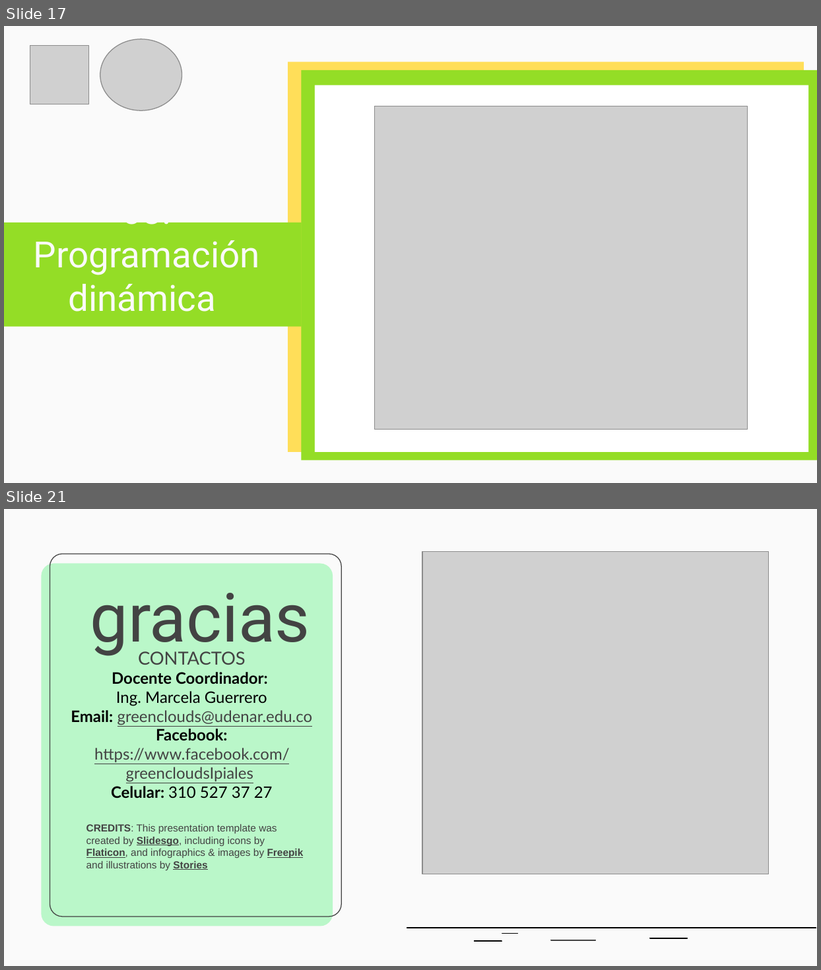
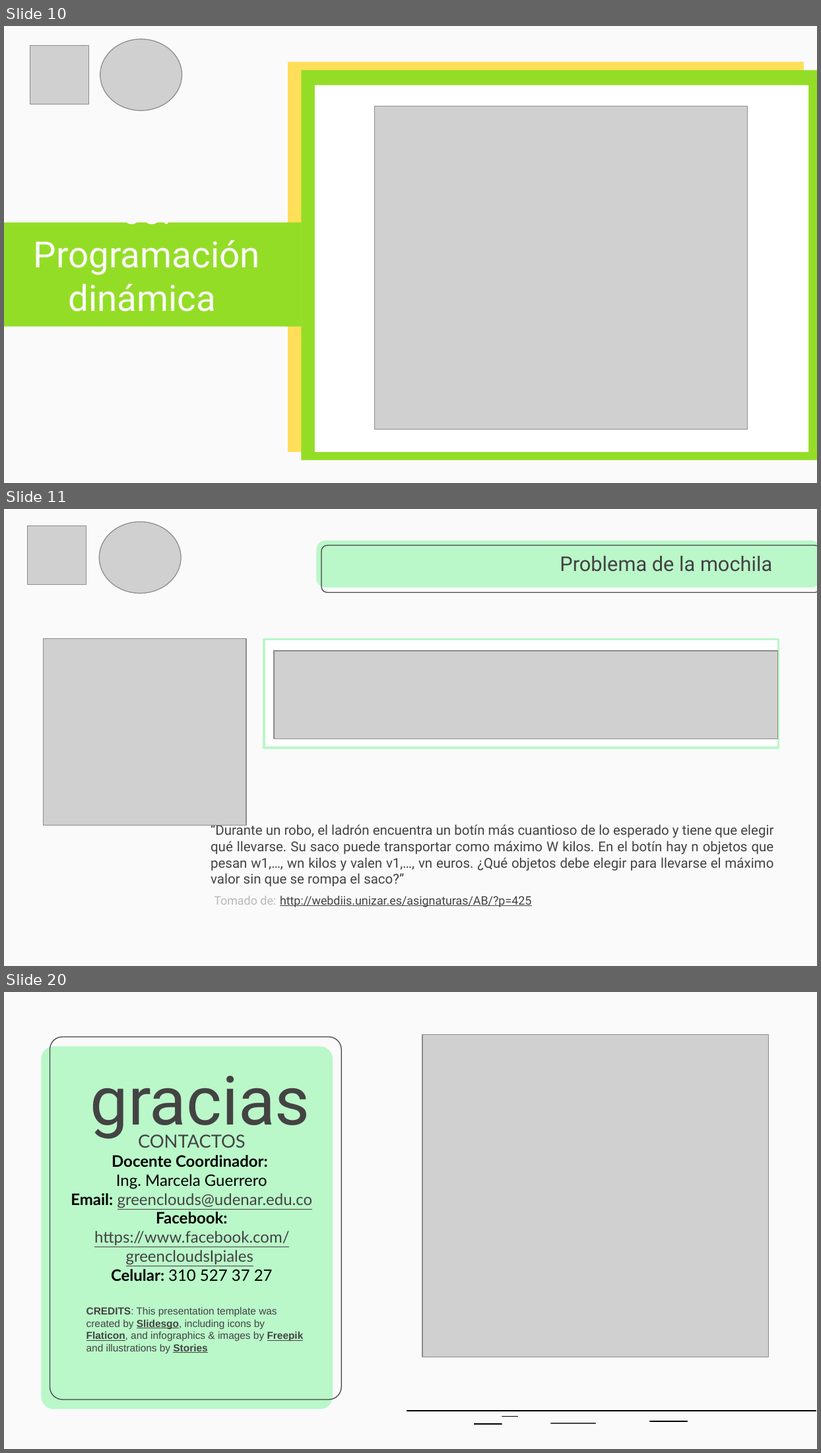
Before and after one commit to cangothic/CursoDePrgramacionCompetitiva, a slide deck: clase 4/Capacitación Maratones.pptx. Shown one above the other, each under a label of ours: slides 17 and 21 before the commit, slides 10, 11 and 20 after it; the slides between them are not shown. The pictures are 821x970 and 821x1453 pixels, drawn with LibreOffice and Linux fonts; fonts in the diff are those of the drawing; grey boxes stand for pictures. Boxes give left, top, right and bottom in pixels: in the first picture for what was removed or moved away, otherwise in the second. Text is boxed around its words. In the diff, an @@ line names an element or a change of style, - is before the commit and + after.

```diff
--- a/clase 4/Capacitación Maratones.pptx
+++ b/clase 4/Capacitación Maratones.pptx
@@ slide 11 added at (x1=4, y1=509, x2=817, y2=966), background #FAFAFA @@
@@ picture added at (x1=28, y1=526, x2=86, y2=585) @@
@@ picture added at (x1=99, y1=522, x2=180, y2=593) @@
@@ rounded rectangle added at (x1=316, y1=541, x2=817, y2=588), fill #BAF7C9 @@
@@ rounded rectangle added at (x1=321, y1=545, x2=817, y2=593), outline #434343 0.75 pt @@
@@ title added at (x1=560, y1=556, x2=772, y2=572), 18 pt, text #434343 @@
+Problema de la mochila
@@ picture added at (x1=43, y1=638, x2=246, y2=825) @@
@@ rectangle added at (x1=264, y1=639, x2=779, y2=748), fill #FFFFFF, outline #BAF7C9 2 pt @@
@@ picture added at (x1=274, y1=652, x2=778, y2=739) @@
@@ subtitle added at (x1=211, y1=823, x2=774, y2=887), 12 pt, text #434343 @@
+“Durante un robo, el ladrón encuentra un botín más cuantioso de lo esperado y tiene que elegir qué llevarse. Su saco puede transportar como máximo W kilos. En el botín hay n objetos que pesan w1,…, wn kilos y valen v1,…, vn euros. ¿Qué objetos debe elegir para llevarse el máximo valor sin que se rompa el saco?”
@@ text added at (x1=214, y1=896, x2=276, y2=905), 10.5 pt, text #B8B8B8 @@
+Tomado de:
@@ text added at (x1=280, y1=896, x2=531, y2=908), 10.5 pt, text #434343, underline @@
+http://webdiis.unizar.es/asignaturas/AB/?p=425
@@ what was slide 17 is now slide 10 @@
@@ what was slide 21 is now slide 20 @@
```
Also in this commit, not shown: 2 slides changed, 14 other slides added, 16 slides removed.
